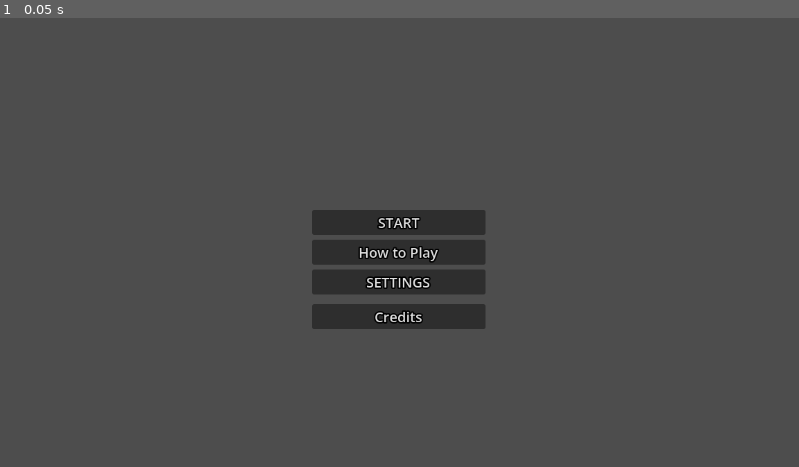
Above: before the commit, frame 1.
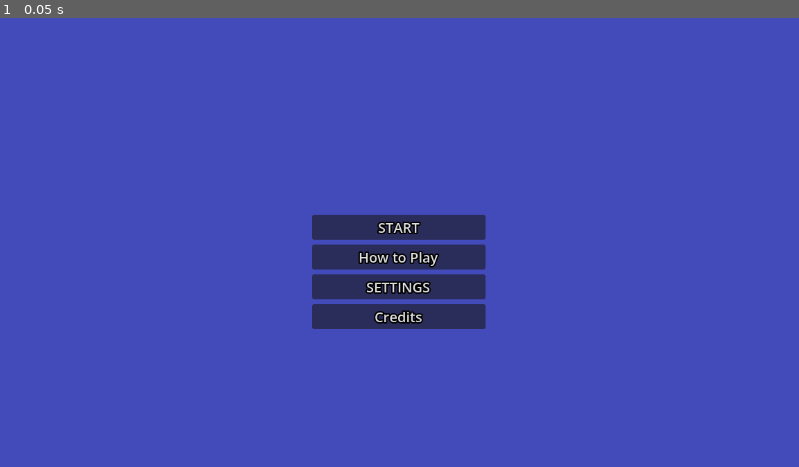
Above: after the commit, the same moment.

Repository: Fohlii/gaejamSoSe26
Game: Godot game, scene res://Scenes/MainMenu.tscn
The game is run twice, just before and just after one commit, with the same random seed, the same clock (stepped at 60 frames per second) and the same inputs. The project has no main scene, so this scene is started directly.
Inputs:
- Up to frame 1 (0.05 s): no input

The runs differ from the first frame. In frame 1, 100% of the frame differs, in the area x 0-100%, y 0-100%.

Commit message:
initial commit oder so

Diff:
--- a/Scenes/MainMenu.tscn
+++ b/Scenes/MainMenu.tscn
@@ -1,6 +1,15 @@
 [gd_scene format=3 uid="uid://u4gh4cyl0hk8"]
 
+[ext_resource type="Script" uid="uid://l27kypxngvy7" path="res://Scripts/button.gd" id="1_853f1"]
+[ext_resource type="AudioStream" uid="uid://bcjknvfayoxf7" path="res://Assets/SFX/click.wav" id="2_8saeu"]
+
 [node name="MainMenu" type="Node2D" unique_id=1909509357]
+script = ExtResource("1_853f1")
+
+[node name="ColorRect" type="ColorRect" parent="." unique_id=1722504761]
+offset_right = 1155.0
+offset_bottom = 648.0
+color = Color(0.2627451, 0.2901961, 0.7294118, 1)
 
 [node name="MainMenu" type="HBoxContainer" parent="." unique_id=1585539027]
 offset_right = 1152.0
@@ -61,10 +70,6 @@
 theme_override_constants/outline_size = 8
 theme_override_font_sizes/font_size = 20
 text = "SETTINGS"
-
-[node name="AspectRatioContainer6" type="AspectRatioContainer" parent="MainMenu/AspectRatioContainer/VBoxContainer" unique_id=513417334]
-layout_mode = 2
-size_flags_vertical = 3
 
 [node name="AspectRatioContainer7" type="AspectRatioContainer" parent="MainMenu/AspectRatioContainer/VBoxContainer" unique_id=650696884]
 layout_mode = 2
@@ -332,7 +337,14 @@
 
 [node name="AudioStreamPlayer2" type="AudioStreamPlayer" parent="." unique_id=1057682712]
 
+[node name="ButtonClick" type="AudioStreamPlayer" parent="." unique_id=119049907]
+stream = ExtResource("2_8saeu")
+
+[connection signal="button_down" from="MainMenu/AspectRatioContainer/VBoxContainer/AspectRatioContainer/Button" to="." method="_on_button_button_down"]
+[connection signal="button_down" from="MainMenu/AspectRatioContainer/VBoxContainer/AspectRatioContainer5/Button" to="." method="_on_button_button_down"]
+[connection signal="button_down" from="MainMenu/AspectRatioContainer/VBoxContainer/AspectRatioContainer2/Button" to="." method="_on_button_button_down"]
+[connection signal="button_down" from="MainMenu/AspectRatioContainer/VBoxContainer/AspectRatioContainer7/Button" to="." method="_on_button_button_down"]
 [connection signal="drag_ended" from="Settings/AspectRatioContainer/VBoxContainer/AspectRatioContainer/GridContainer/HSlider" to="Settings/AspectRatioContainer/VBoxContainer/AspectRatioContainer/GridContainer/HSlider" method="_on_drag_ended"]
-[connection signal="button_down" from="Settings/AspectRatioContainer/VBoxContainer/AspectRatioContainer2/Button" to="Settings/AspectRatioContainer/VBoxContainer/AspectRatioContainer2/Button" method="_on_button_down"]
+[connection signal="button_down" from="Settings/AspectRatioContainer/VBoxContainer/AspectRatioContainer2/Button" to="." method="_on_button_button_down"]
 [connection signal="pressed" from="HowToPlay/AspectRatioContainer3/VBoxContainer/Button3" to="HowToPlay/AspectRatioContainer3/VBoxContainer/Button3" method="_on_pressed"]
 [connection signal="button_down" from="Credits/AspectRatioContainer/VBoxContainer/AspectRatioContainer2/Button" to="Credits/AspectRatioContainer/VBoxContainer/AspectRatioContainer2/Button" method="_on_button_down"]
--- /dev/null
+++ b/Scripts/button.gd
@@ -0,0 +1,15 @@
+extends Node
+@onready var button_click: AudioStreamPlayer = $ButtonClick
+
+
+# Called when the node enters the scene tree for the first time.
+func _ready() -> void:
+	pass # Replace with function body.
+
+
+# Called every frame. 'delta' is the elapsed time since the previous frame.
+func _process(delta: float) -> void:
+	pass
+
+func _on_button_button_down() -> void:
+	button_click.play()
Not shown, added: Assets/SFX/click.wav.import
Not shown, added: Scripts/button.gd.uid
Not shown, added: Assets/SFX/click.wav
